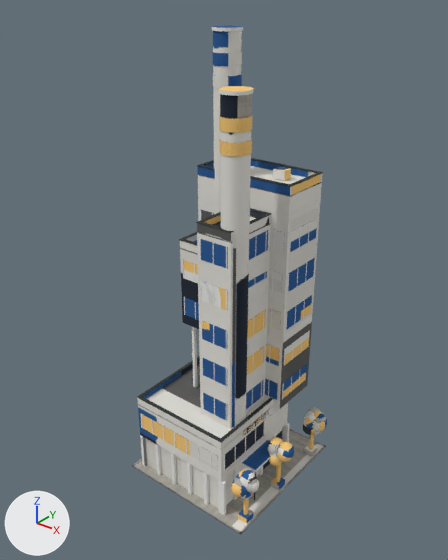
The glTF model openttd/media/baseset/decouple/objekty/mirne/dum_11_kancelare_moderni.glb: old version first, new version second.
Camera for both pictures: a 50 mm camera at (35.5, -28.8, 41.0) aimed at (7.0, 6.8, 18.9). Lighting does not change. The marker at lower left points along +X, +Y and +Z. The older version comes first. Where no turn or scale is listed for an object, it has been applied to the vertices. Vertices at exactly the same position are counted once.
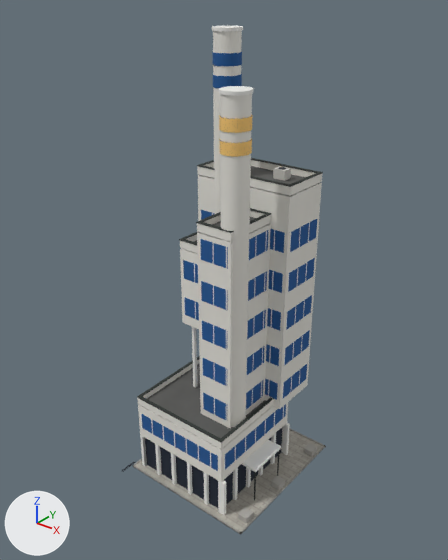
Where the newer file only moved an object's origin or applied its transform, the numbers keep the older frame.

Location of each change, (x1, y1, x2, y2) in pixels of the pictures (448 x 560 px; the box of a moved part takes in the faces that stretch with it):
'Mesh_0', surface changed, reshaped
    before: (132, 25, 327, 534)
    after: (122, 25, 326, 534)
part 1 of me_mesh_0, deleted
    before: (231, 407, 327, 515)
part 2 of me_mesh_0, moved or reshaped
    before: (261, 231, 267, 396)
    after: (261, 231, 267, 397)
part 3 of me_mesh_0, surface changed
    both: (138, 25, 321, 524)

What changed in the scene script:
```text
Change mat_atlas:
    where n3 = _N.new('ShaderNodeMapping'); n3.name = 'Mapping'
    n3.inputs[1].default_value: (0.00422, -14.27, 0.0) -> (0.00391, -14.27, 0.0)  # 'Location'
    n3.inputs[3].default_value: (15.65, 15.22, 1.0) -> (15.46, 15.23, 1.0)  # 'Scale'
Change me_mesh_0:
    used by ob_mesh_0; location = (0.87, 14.46, 0.0)
    remove me_mesh_0.from_pydata(...)  # 9672 vertices, 17954 faces; spans x 0.0..13.4, y -13.6..0.0, z 0.0..37.9
    add me_mesh_0.from_pydata(...)  # 4714 vertices, 8170 faces; spans x -0.4..12.7, y -14.7..0.0, z 0.0..37.9
    me_mesh_0 part 1: 38 loose pieces with 5868 vertices, spanning x 10.1..13.4, y -13.3..-0.4, z 0.0..7.0, are deleted
    me_mesh_0 part 2: 5 vertices moved within x 9.3, y -6.3, z 9.6..23.5; 5 vertices removed from x 9.3, y -6.3, z 9.6..23.5; 5 vertices added at x 9.3, y -6.2, z 9.6..23.5
    me_mesh_0 part 3: 1594 kept faces spanning x 0.6..12.4, y -13.0..-1.0, z 0.1..37.9 get new texture (UV) coordinates
    other edits to the shape of me_mesh_0 do not show in these pictures
```
